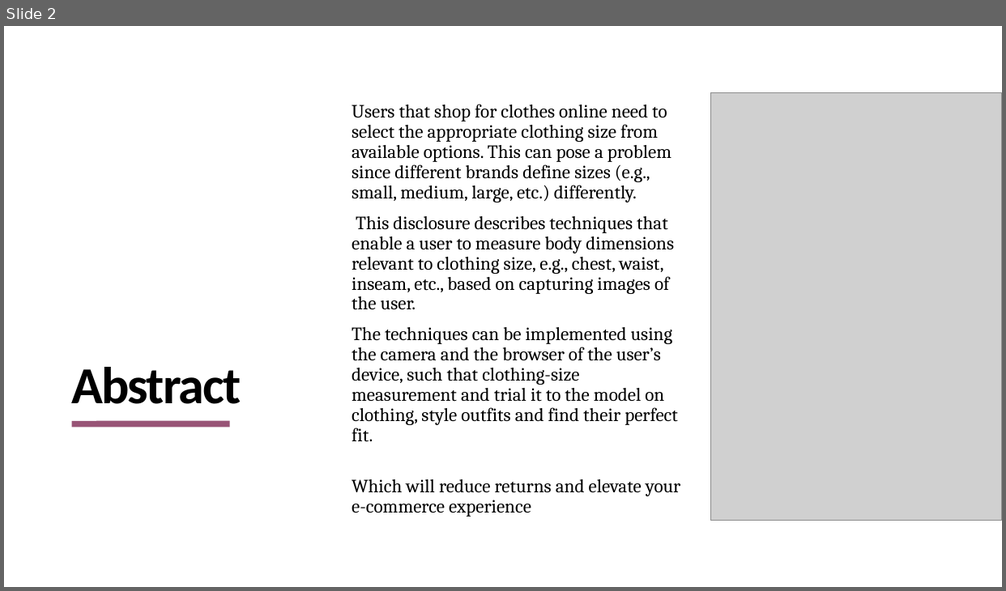
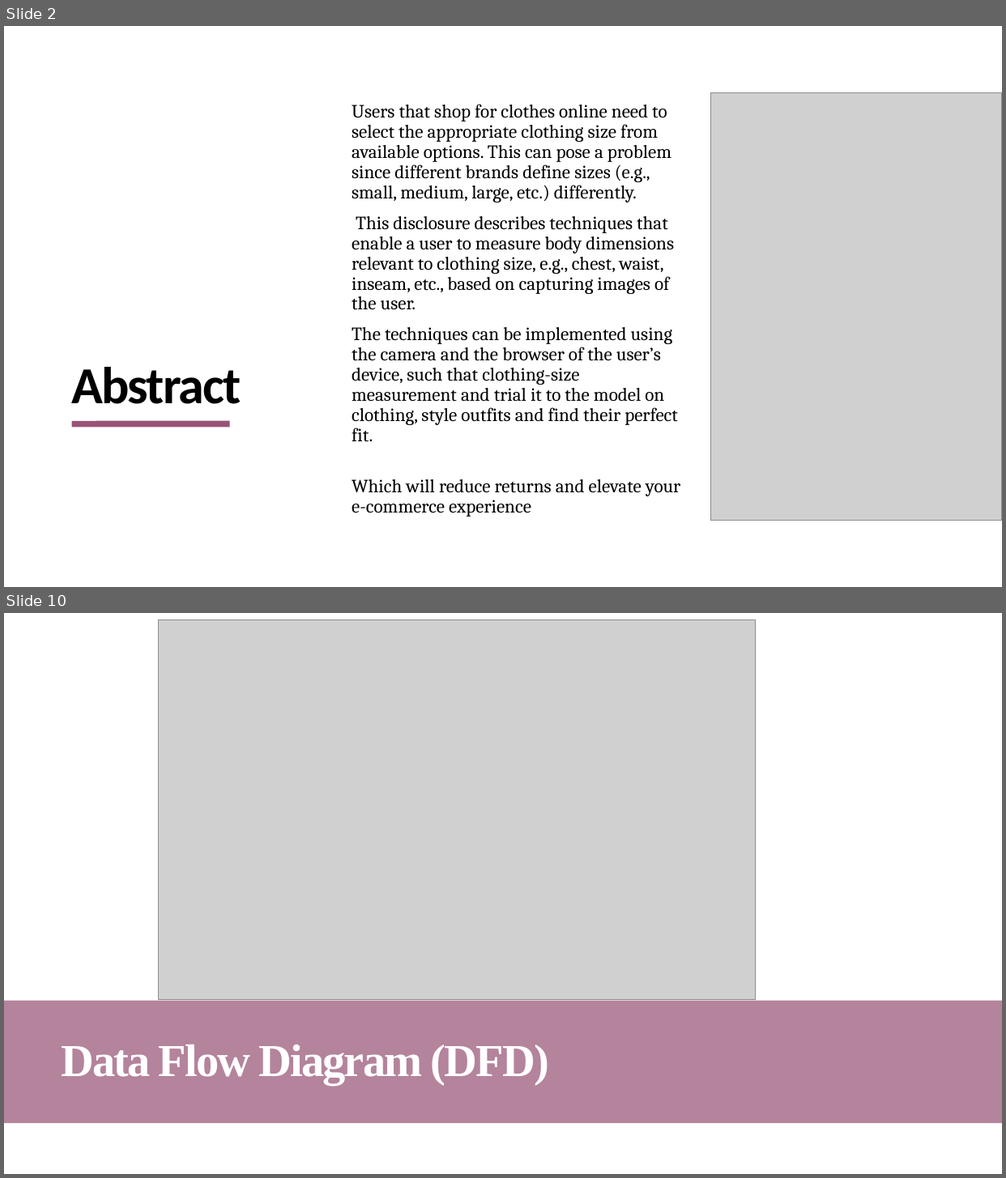
Before and after one commit to 3-idiot/VIRTUAL-CLOTHING-SYSTEM, a slide deck: doc/PPT/VIRTUAL CLOTHING SYSTEM (v1).pptx. Shown one above the other, each under a label of ours: slide 2 before the commit, slides 2 and 10 after it; the slides between them are not shown. The pictures are 1006x591 and 1006x1178 pixels, drawn with LibreOffice and Linux fonts; fonts in the diff are those of the drawing; grey boxes stand for pictures. Boxes give left, top, right and bottom in pixels: in the first picture for what was removed or moved away, otherwise in the second. Text is boxed around its words. In the diff, an @@ line names an element or a change of style, - is before the commit and + after.

```diff
--- a/doc/PPT/VIRTUAL CLOTHING SYSTEM (v1).pptx
+++ b/doc/PPT/VIRTUAL CLOTHING SYSTEM (v1).pptx
@@ slide 10 added at box(4, 613, 1002, 1174), background #FFFFFF @@
@@ picture added at box(158, 619, 756, 999) @@
@@ rectangle added at box(4, 1001, 1002, 1123), fill #954F72 at 70% opacity @@
@@ title added at box(61, 1045, 549, 1085), 44 pt, text #FFFFFF, bold @@
+Data Flow Diagram (DFD)
```
Also in this commit, not shown: 7 slides changed, 3 other slides added, 2 slides removed, 3 other files.
